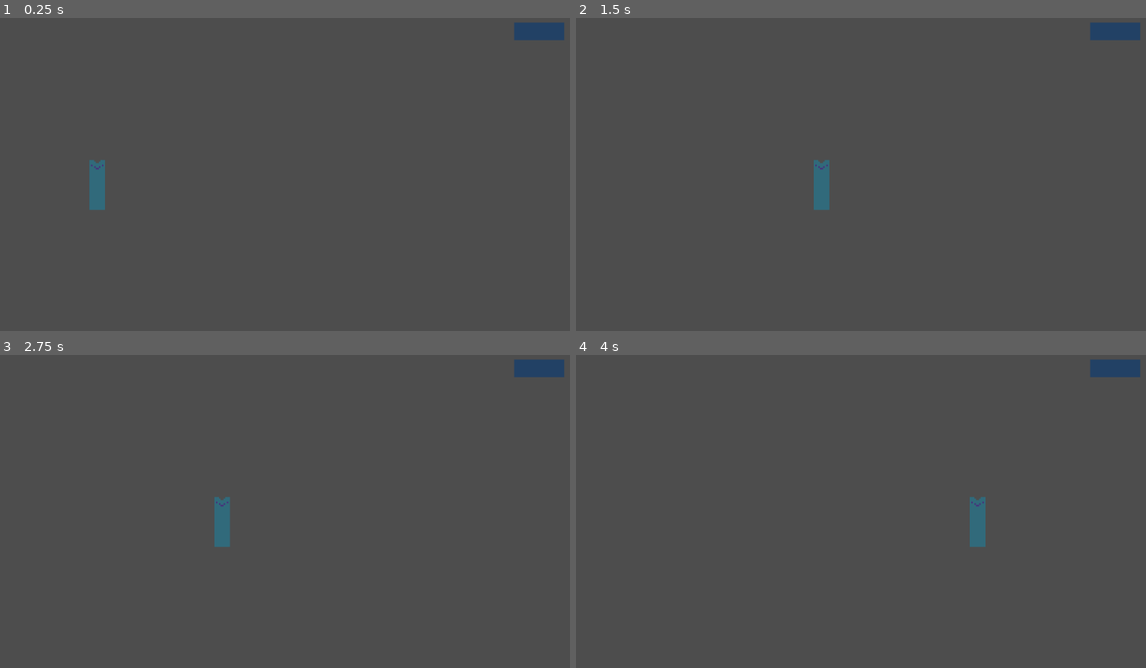
Above: before the commit, frames 1-4 (two rows, left to right).
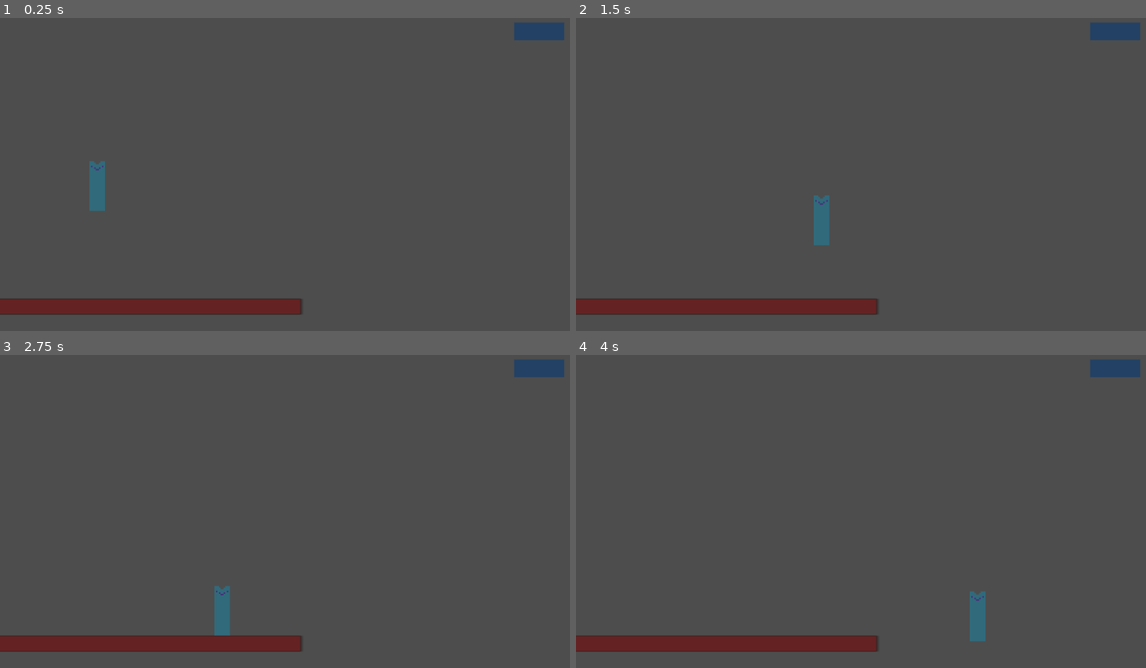
Above: after the commit, the same moments.

Repository: ldahleen54/gameoff-gamejam-2023
Game: Godot game, scene res://Scenes/scene1.tscn
The game is run twice, just before and just after one commit, with the same random seed, the same clock (stepped at 60 frames per second) and the same inputs. Before the commit the project has no main scene; this scene is started directly in both runs.
Inputs:
- Up to frame 1 (0.25 s): no input
- Up to frame 2 (1.5 s): hold Right (ui_right) from 0.53 s (still down); tap Up (ui_up) at 0.6, 0.77, 1.07, 1.35 s
- Up to frame 3 (2.75 s): tap Up (ui_up) at 1.52, 1.82, 2.1 s; release Right (ui_right) at 2.03 s; hold Left (ui_left) from 2.03 s (still down)
- Up to frame 4 (4 s): release Left (ui_left) at 2.78 s; hold Right (ui_right) from 2.78 s (still down); tap Up (ui_up) at 2.85, 3.02, 3.32, 3.6, 3.77 s

The runs differ from the first frame. In frame 1, 2.7% of the frame differs, in the area x 0-53%, y 45-95%; in frame 2, 3.3%; in frame 3, 3.5%; in frame 4, 3.5%.

Commit message:
Added player gravity; object to collide and act as a floor for the player to land on; started on jump

Diff:
--- a/Scenes/scene1.tscn
+++ b/Scenes/scene1.tscn
@@ -1,8 +1,15 @@
-[gd_scene load_steps=4 format=3 uid="uid://ch677vm6qnrig"]
+[gd_scene load_steps=7 format=3 uid="uid://ch677vm6qnrig"]
 
 [ext_resource type="Script" path="res://Scripts/PlayerMovement.gd" id="1_qsk40"]
 [ext_resource type="Texture2D" uid="uid://bwqxenrhvs4wp" path="res://Assets/PlaceholderArt/Character_placeholder.png" id="2_p8eef"]
 [ext_resource type="Texture2D" uid="uid://bxejb7xcevy8s" path="res://Assets/PlaceholderArt/SmallPlatform_placeholder.png" id="3_b8dmf"]
+[ext_resource type="Texture2D" uid="uid://bh1b78b33mg0d" path="res://Assets/PlaceholderArt/LargePlatform_placeholder.png" id="4_65gg8"]
+
+[sub_resource type="RectangleShape2D" id="RectangleShape2D_tw4kc"]
+size = Vector2(30, 96)
+
+[sub_resource type="RectangleShape2D" id="RectangleShape2D_krlvk"]
+size = Vector2(216, 29)
 
 [node name="Node2D" type="Node2D"]
 
@@ -13,6 +20,22 @@
 position = Vector2(186, 370)
 texture = ExtResource("2_p8eef")
 
+[node name="CollisionShape2D" type="CollisionShape2D" parent="CharacterBody2D"]
+position = Vector2(187, 366)
+shape = SubResource("RectangleShape2D_tw4kc")
+
 [node name="SmallPlatformPlaceholder" type="Sprite2D" parent="."]
 position = Vector2(1044, 71)
 texture = ExtResource("3_b8dmf")
+
+[node name="StaticBody2D" type="StaticBody2D" parent="."]
+position = Vector2(150, 600)
+scale = Vector2(2, 1)
+
+[node name="CollisionShape2D" type="CollisionShape2D" parent="StaticBody2D"]
+scale = Vector2(2, 1)
+shape = SubResource("RectangleShape2D_krlvk")
+
+[node name="LargePlatformPlaceholder" type="Sprite2D" parent="StaticBody2D"]
+scale = Vector2(2, 1)
+texture = ExtResource("4_65gg8")
--- a/Scripts/PlayerMovement.gd
+++ b/Scripts/PlayerMovement.gd
@@ -2,20 +2,20 @@
 
 
 const SPEED = 300.0
-const JUMP_VELOCITY = 400.0
+const JUMP_VELOCITY = 100.0
 
 # Get the gravity from the project settings to be synced with RigidBody nodes.
-var gravity = ProjectSettings.get_setting("physics/2d/default_gravity")
-
+#var gravity = ProjectSettings.get_setting("physics/2d/default_gravity")
+const GRAVITY = 1 # num of pixels, edit to change speed of falling
 
 func _physics_process(delta):
-	# Add the gravity.
-	#if not is_on_floor():
-	#	velocity.y += gravity * delta
+	# Player gravity
+	velocity.y += GRAVITY
 
 	# Handle Jump.
-	if Input.is_action_just_pressed("ui_up") and is_on_floor():
-		velocity.y = JUMP_VELOCITY
+	if Input.is_action_just_pressed("ui_up"): # and is_on_floor()
+		#velocity.y -= JUMP_VELOCITY
+		pass
 
 	# Get the input direction and handle the movement/deceleration.
 	# As good practice, you should replace UI actions with custom gameplay actions.
--- a/project.godot
+++ b/project.godot
@@ -11,6 +11,7 @@
 [application]
 
 config/name="Gameoff-gamejam-2023"
+run/main_scene="res://Scenes/scene1.tscn"
 config/features=PackedStringArray("4.1", "GL Compatibility")
 config/icon="res://icon.svg"
 
